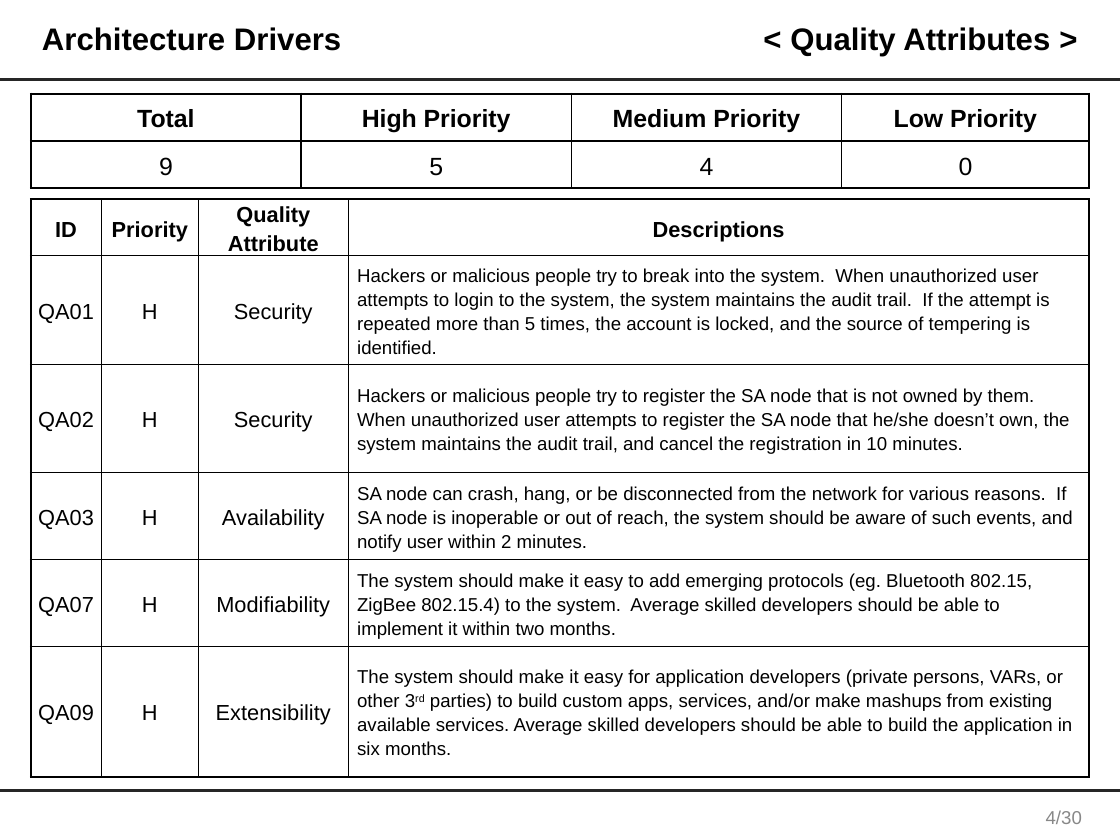
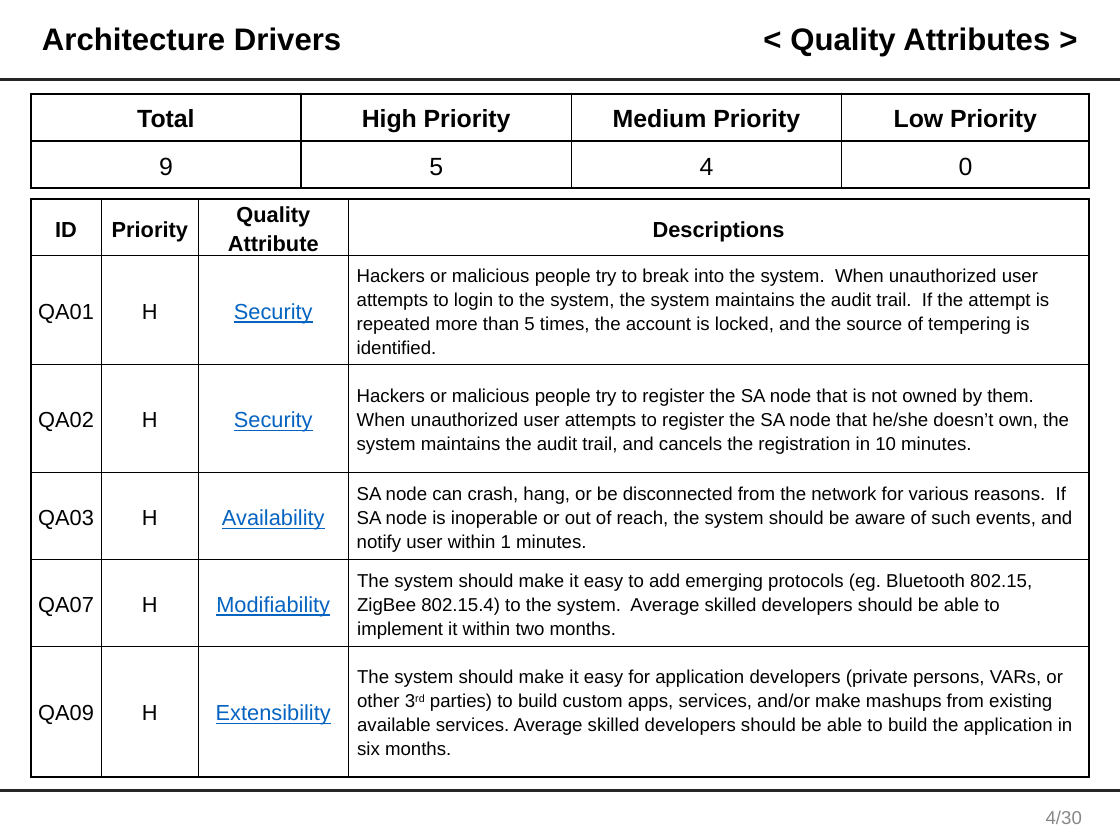
Before and after one commit to junggil/2015_CMU_StudioProject, a slide deck: slide 5 of DOCS/2015-06-24/Team1 Final presentation V0.1.pptx. Drawn at 1120x840 pixels with LibreOffice and Linux fonts; fonts in the diff are those of the drawing. Boxes give left, top, right and bottom in pixels: in the first picture for what was removed or moved away, otherwise in the second. Text is boxed around its words. In the diff, an @@ line names an element or a change of style, - is before the commit and + after.

```diff
--- a/DOCS/2015-06-24/Team1 Final presentation V0.1.pptx
+++ b/DOCS/2015-06-24/Team1 Final presentation V0.1.pptx
@@ table at [31,199,1090,781] @@
-row 3, column 4: Hackers or malicious people try to register the SA node that is not owned by them. When unauthorized user attempts to register the SA node that he/she doesn’t own, the system maintains the audit trail, and cancel the registration in 10 minutes.
+row 3, column 4: Hackers or malicious people try to register the SA node that is not owned by them. When unauthorized user attempts to register the SA node that he/she doesn’t own, the system maintains the audit trail, and cancels the registration in 10 minutes.
-row 4, column 4: SA node can crash, hang, or be disconnected from the network for various reasons. If SA node is inoperable or out of reach, the system should be aware of such events, and notify user within 2 minutes.
+row 4, column 4: SA node can crash, hang, or be disconnected from the network for various reasons. If SA node is inoperable or out of reach, the system should be aware of such events, and notify user within 1 minutes.
@@ text colour #000000 to #0563C1, underline on in "Security", "Security", "Availability", "Modifiability" and 1 more places @@
```
Also in this commit, not shown: 7 other slides changed, 2 slides added.
